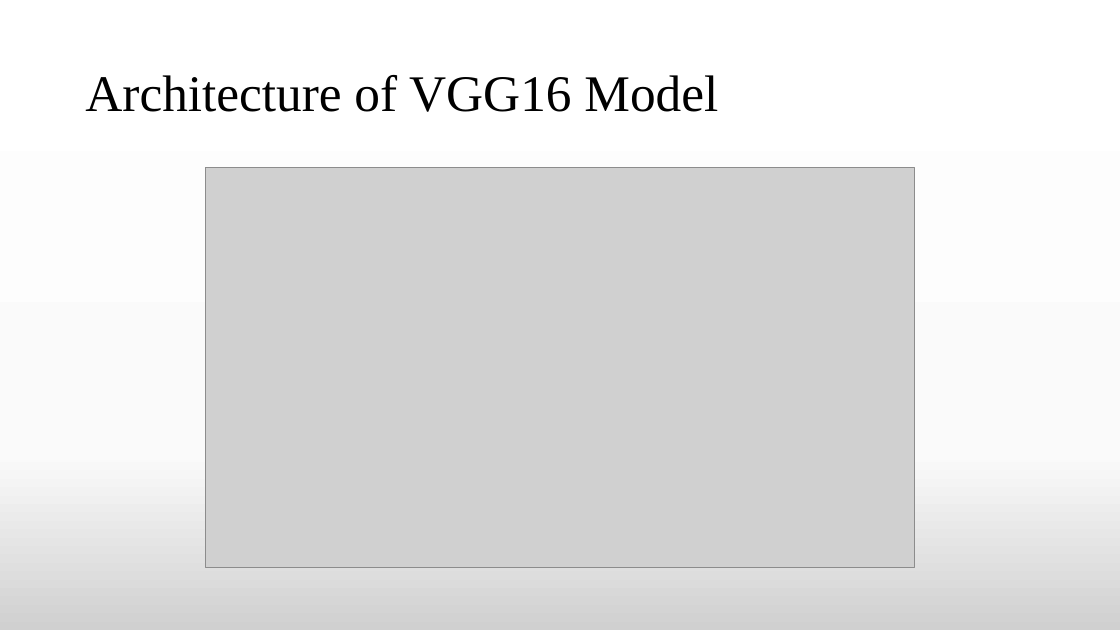
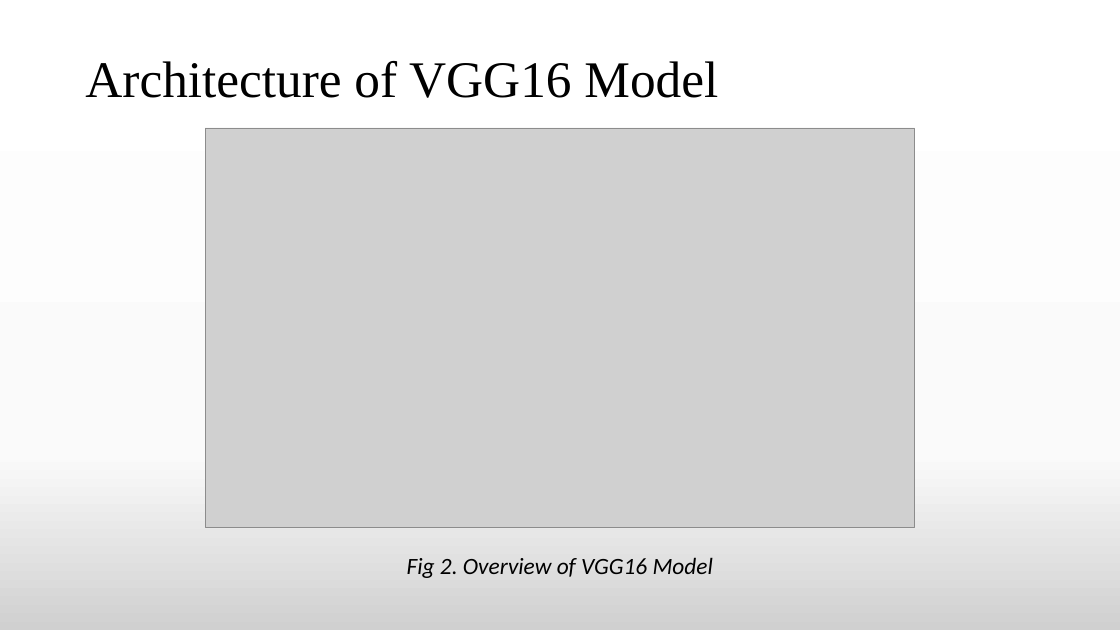
Before and after one commit to TheAnonymousMan/local-language-recognition-gcelt-class-2021, a slide deck: slide 18 of Documentation/4th Year Project Presentation.pptx. Drawn at 1120x630 pixels with LibreOffice and Linux fonts; fonts in the diff are those of the drawing; grey boxes stand for pictures. Boxes give left, top, right and bottom in pixels: in the first picture for what was removed or moved away, otherwise in the second. Text is boxed around its words. In the diff, an @@ line names an element or a change of style, - is before the commit and + after.

```diff
--- a/Documentation/4th Year Project Presentation.pptx
+++ b/Documentation/4th Year Project Presentation.pptx
@@ title "Architecture of VGG16 Model": place and size @@
-title "Architecture of VGG16 Model" at [85, 75, 718, 112]
+title "Architecture of VGG16 Model" at [85, 61, 718, 98]
@@ picture: place and size @@
-picture at [205, 168, 915, 568]
+picture at [205, 128, 915, 528]
@@ text added at [407, 557, 713, 578], 20 pt, text #000000, italic @@
+Fig 2. Overview of VGG16 Model
```
